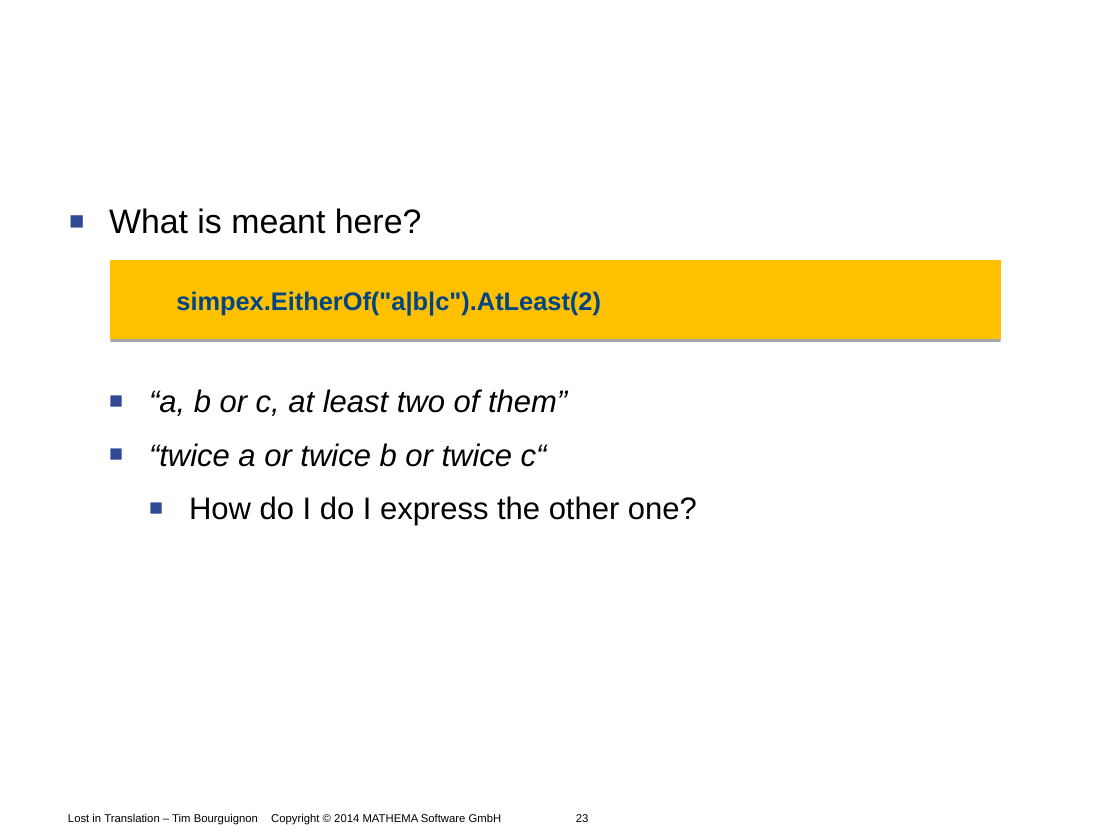
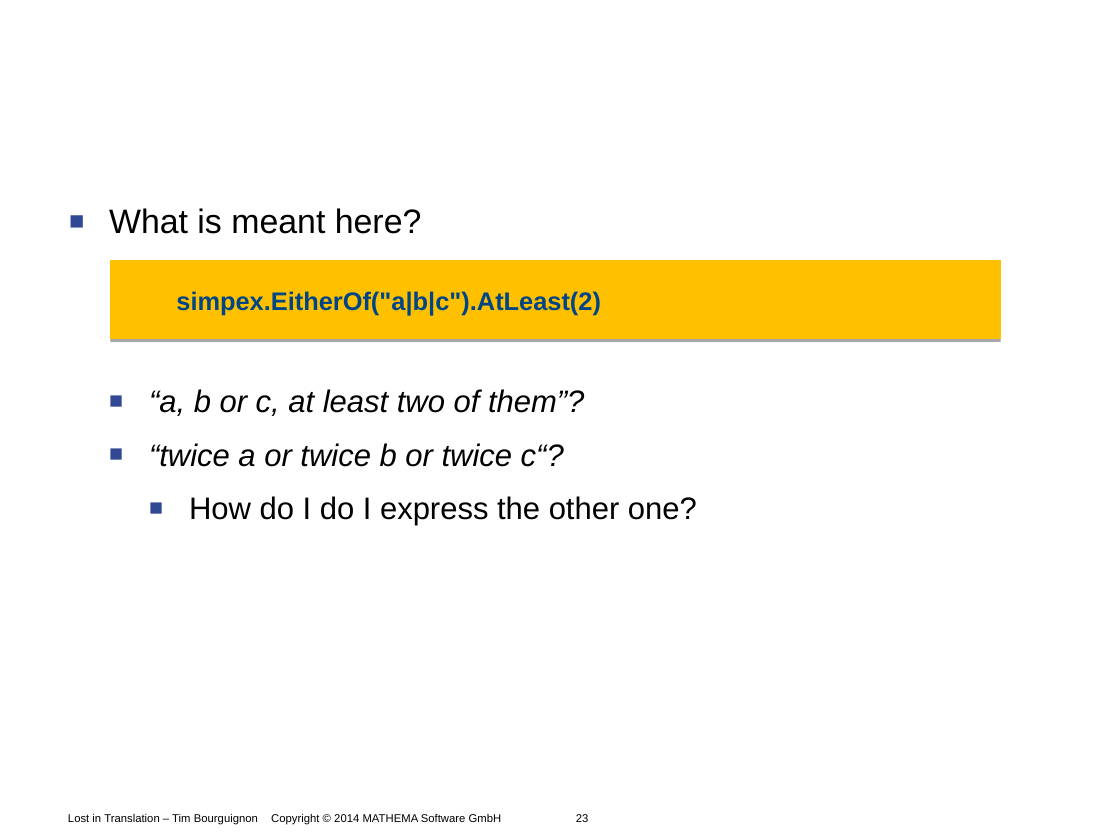
Before and after one commit to Timothep/Talk.LostInTranslation, a slide deck: slide 23 of LostInTranslation.odp. Drawn at 1120x840 pixels with LibreOffice and Linux fonts; fonts in the diff are those of the drawing; background and template pictures are left out. Boxes give left, top, right and bottom in pixels: in the first picture for what was removed or moved away, otherwise in the second. Text is boxed around its words. In the diff, an @@ line names an element or a change of style, - is before the commit and + after.

```diff
--- a/LostInTranslation.odp
+++ b/LostInTranslation.odp
@@ text at box(149, 389, 584, 467): text changed @@
-  ■ “a, b or c, at least two of them”
-  ■ “twice a or twice b or twice c“
+  ■ “a, b or c, at least two of them”?
+  ■ “twice a or twice b or twice c“?
```
Also in this commit, not shown: 5 other slides changed.
